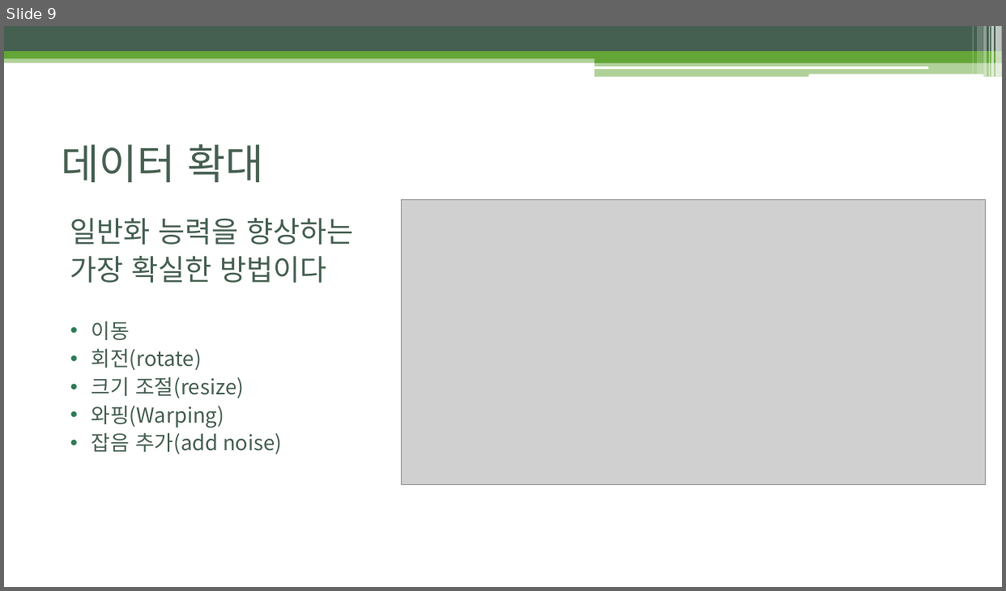
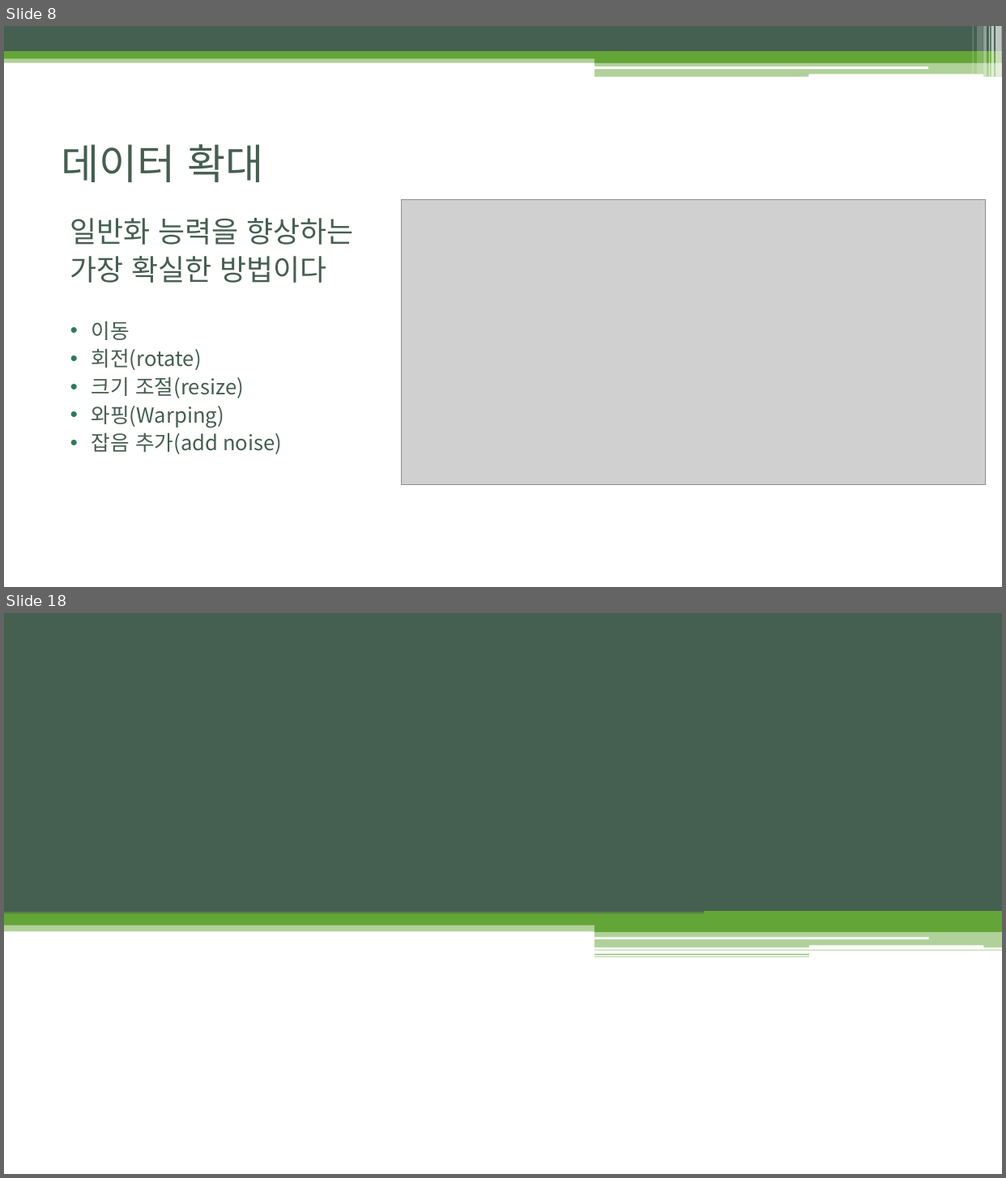
Before and after one commit to BLINK-ONCE/Storage, a slide deck: files/ppt/5.2.2, 5.3 Regularization, Hyperparameters, Validation Sets,.pptx. Shown one above the other, each under a label of ours: slide 9 before the commit, slides 8 and 18 after it; the slides between them are not shown. The pictures are 1006x591 and 1006x1178 pixels, drawn with LibreOffice and Linux fonts; fonts in the diff are those of the drawing; grey boxes stand for pictures. Boxes give left, top, right and bottom in pixels: in the first picture for what was removed or moved away, otherwise in the second. Text is boxed around its words. In the diff, an @@ line names an element or a change of style, - is before the commit and + after.

```diff
--- a/files/ppt/5.2.2, 5.3 Regularization, Hyperparameters, Validation Sets,.pptx
+++ b/files/ppt/5.2.2, 5.3 Regularization, Hyperparameters, Validation Sets,.pptx
@@ slide 18 added at <box>4,613,1002,1174</box>, background #FFFFFF @@
@@ rectangle added at <box>4,613,1002,916</box>, fill #455F51 @@
@@ rectangle added at <box>4,912,1002,932</box>, fill #63A537 at 50% opacity @@
@@ rectangle added at <box>4,914,1002,925</box>, fill #63A537 @@
@@ rectangle added at <box>594,925,1002,933</box>, fill #63A537 @@
@@ rectangle added at <box>704,911,1002,931</box>, fill #63A537 @@
@@ rectangle added at <box>594,932,1002,948</box>, fill #63A537 at 50% opacity @@
@@ rectangle added at <box>594,950,1002,951</box>, fill #63A537 at 65% opacity @@
@@ rounded rectangle added at <box>594,937,929,939</box>, fill #FFFFFF @@
@@ rounded rectangle added at <box>809,945,984,948</box>, fill #FFFFFF @@
@@ rectangle added at <box>594,954,809,955</box>, fill #63A537 at 60% opacity @@
@@ rectangle added at <box>594,956,809,957</box>, fill #63A537 at 65% opacity @@
@@ what was slide 9 is now slide 8 @@
```
Also in this commit, not shown: 2 slides changed, 9 other slides added, 11 slides removed.
